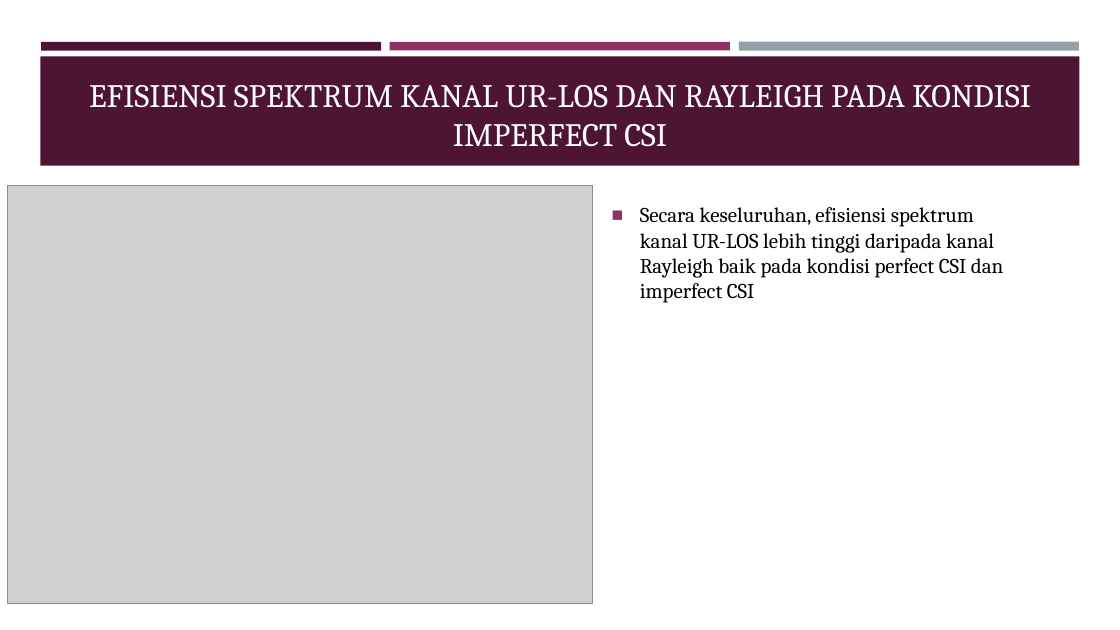
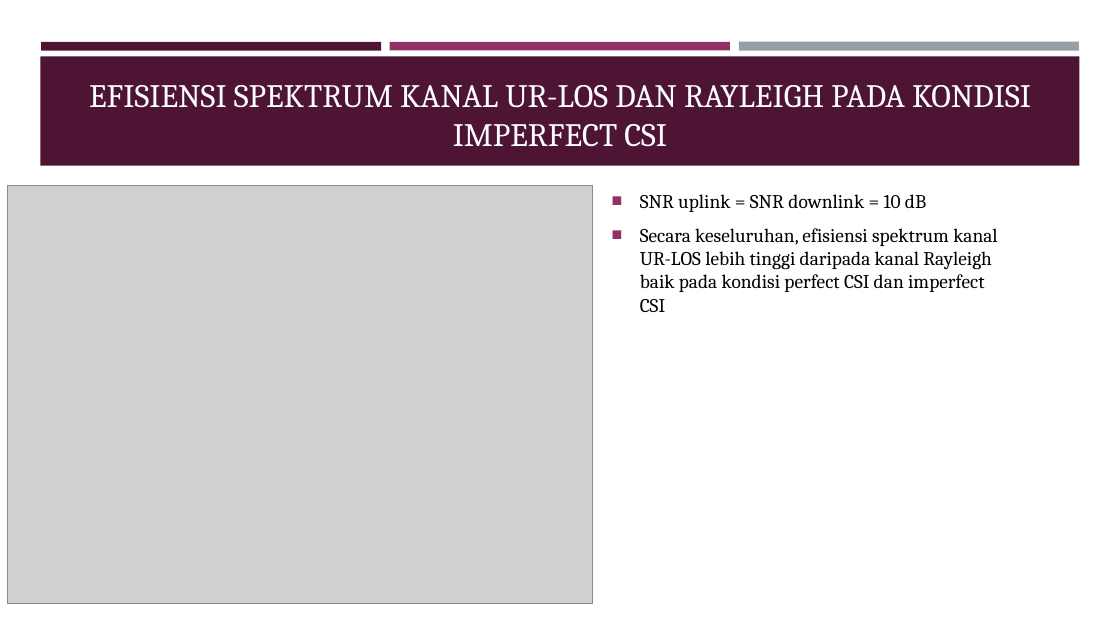
Before and after one commit to pudjamansyurin/al-massive-mimo, a slide deck: slide 24 of DOC/SIDANG TESIS/presentasi [Autosaved].pptx (slide 31 before the commit). Drawn at 1120x630 pixels with LibreOffice and Linux fonts; fonts in the diff are those of the drawing; grey boxes stand for pictures. Boxes give left, top, right and bottom in pixels: in the first picture for what was removed or moved away, otherwise in the second. Text is boxed around its words. In the diff, an @@ line names an element or a change of style, - is before the commit and + after.

```diff
--- a/DOC/SIDANG TESIS/presentasi [Autosaved].pptx
+++ b/DOC/SIDANG TESIS/presentasi [Autosaved].pptx
@@ text at (640,194,926,212): paragraph added @@
+■ SNR uplink = SNR downlink = 10 dB
@@ text at (640,228,997,312): size 18 to 16.6 pt in "Secara keseluruhan, efisiensi spektrum kanal UR-LOS lebih ..." @@
```
Also in this commit, not shown: 14 other slides changed, 7 slides removed, 4 other files.
